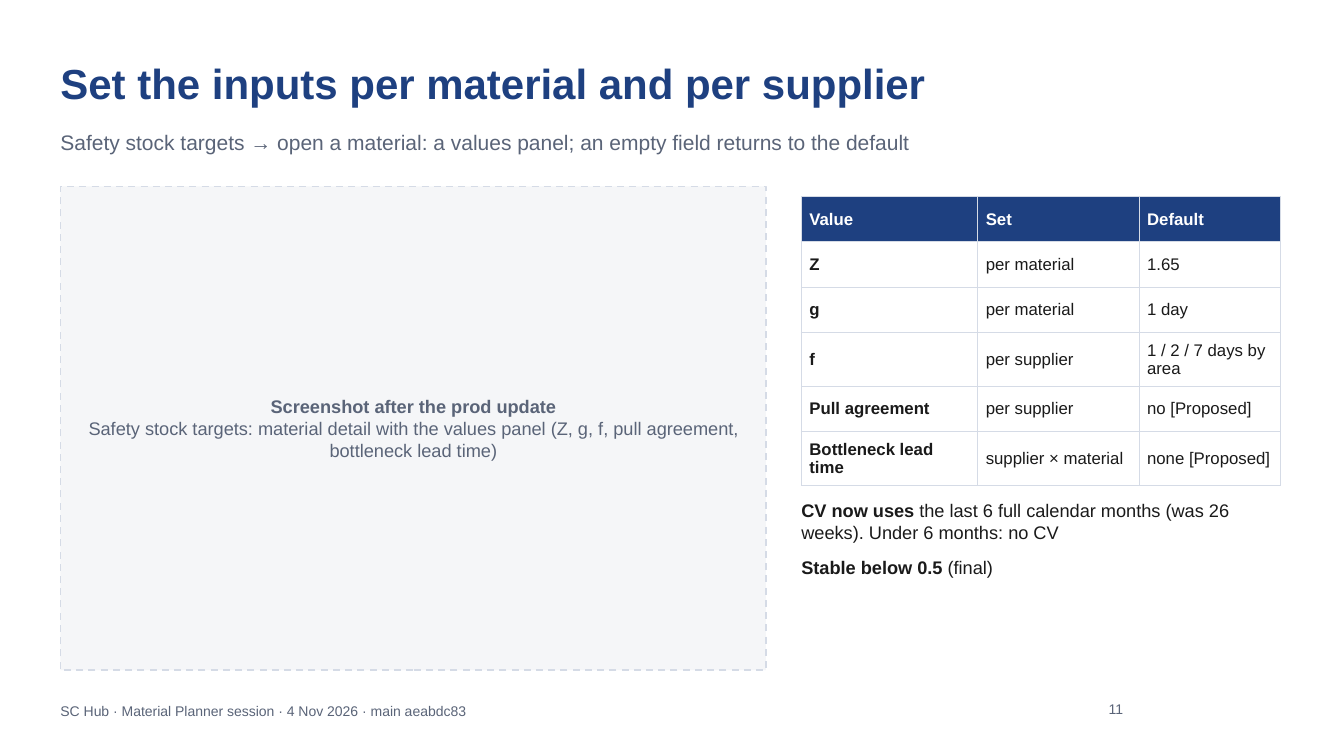
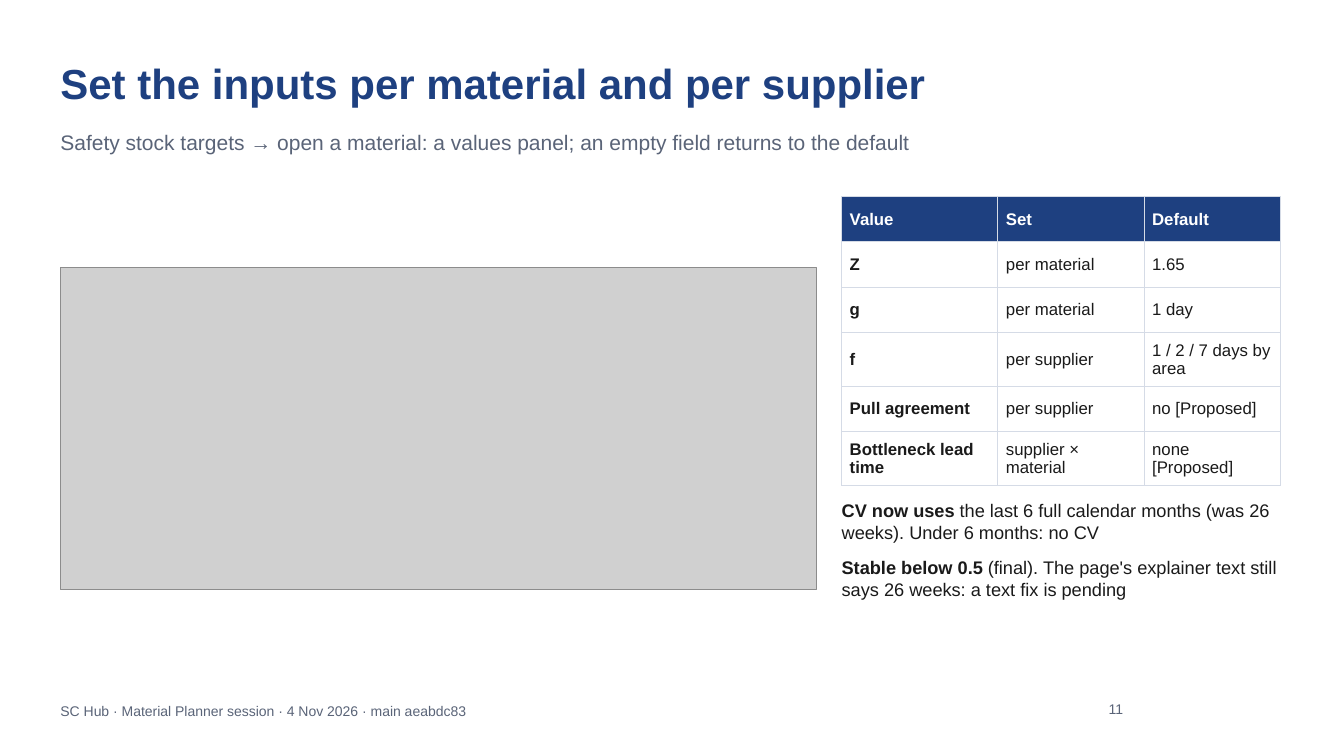
Before and after one commit to javal999/paragon-supplier-portal, a slide deck: slide 11 of docs/supplier-hub/user-guide/SC-Hub-Planner-04-Nov-What-Changed.pptx. Drawn at 1344x756 pixels with LibreOffice and Linux fonts; fonts in the diff are those of the drawing; grey boxes stand for pictures; background and template pictures are left out. Boxes give left, top, right and bottom in pixels: in the first picture for what was removed or moved away, otherwise in the second. Text is boxed around its words. In the diff, an @@ line names an element or a change of style, - is before the commit and + after.

```diff
--- a/docs/supplier-hub/user-guide/SC-Hub-Planner-04-Nov-What-Changed.pptx
+++ b/docs/supplier-hub/user-guide/SC-Hub-Planner-04-Nov-What-Changed.pptx
@@ rectangle removed at [60,187,766,670] @@
@@ table: place and size @@
-table at [802,197,1280,477]
+table at [842,197,1280,481]
@@ picture added at [60,267,817,590] @@
@@ text removed at [89,400,739,461] @@
-Screenshot after the prod update
-Safety stock targets: material detail with the values panel (Z, g, f, pull agreement, bottleneck lead time)
@@ text "CV now uses the last ...": place and size @@
-text "CV now uses the last ..." at [801,503,1229,578]
+text "CV now uses the last ..." at [842,503,1276,600]
@@ text at [842,560,1276,600]: text changed; bold off @@
-• Stable below 0.5 (final)
+• Stable below 0.5 (final). The page's explainer text still says 26 weeks: a text fix is pending
```
Also in this commit, not shown: 7 other slides changed, 2 other files.
